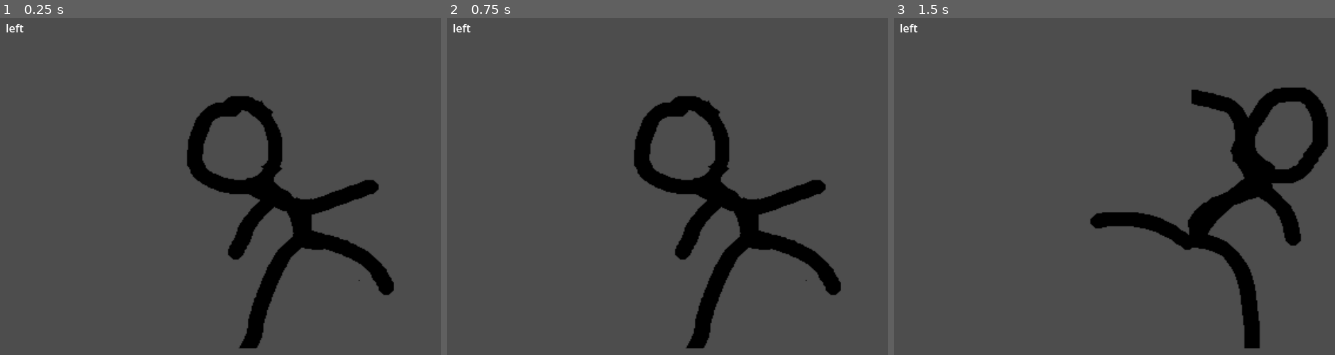
Above: before the commit, frames 1-3 (left to right).
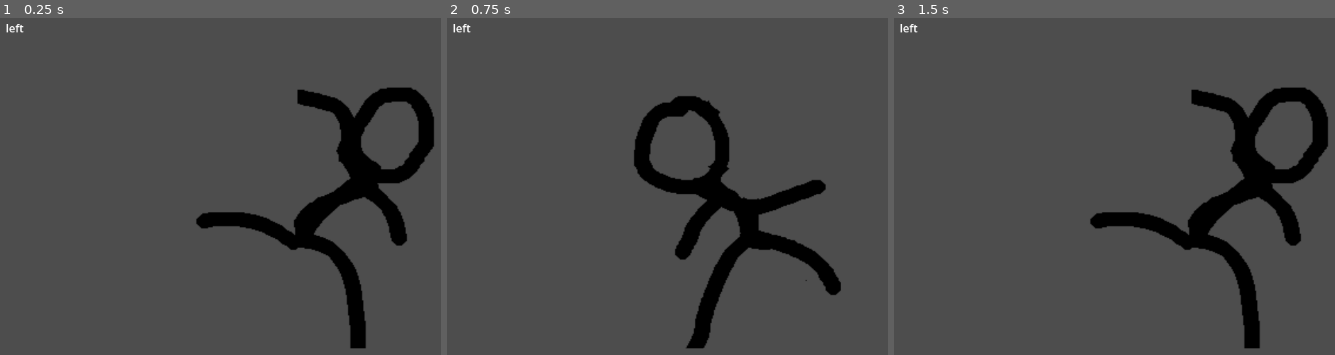
Above: after the commit, the same moments.

Repository: pakized/dancing-in-the-wild-west
Game: Godot game, scene res://Scenes/game.tscn
Same seed, same stepped clock (60 frames per second), same inputs: the game is played once before the commit and once after it. This scene is started directly instead of the project's main scene.
Inputs:
- Up to frame 1 (0.25 s): no input
- Up to frame 2 (0.75 s): tap Enter at 0.5 s; hold A (moveRight) from 0.53 s (still down)
- Up to frame 3 (1.5 s): tap Space at 1.25 s; release A (moveRight) at 1.28 s; hold D (moveLeft) from 1.28 s (still down)

The runs differ from the first frame. In frame 1, 12% of the frame differs, in the area x 42-99%, y 20-99%; in frame 2, nothing differs; in frame 3, nothing differs.

Commit message:
add collisionShape depending on movement

Diff:
--- a/Scenes/player.tscn
+++ b/Scenes/player.tscn
@@ -42,9 +42,7 @@
 position = Vector2(573, 369.00003)
 scale = Vector2(1.6953125, 1.5507813)
 sprite_frames = SubResource("SpriteFrames_fkybt")
-frame = 2
-frame_progress = 0.04981099
 
 [node name="LegCollisionShape" type="CollisionShape2D" parent="." unique_id=1801140994]
-position = Vector2(547, 488.5)
+position = Vector2(662, 492)
 shape = SubResource("RectangleShape2D_6t5aa")
--- a/Scripts/Game/player.gd
+++ b/Scripts/Game/player.gd
@@ -1,4 +1,7 @@
 extends CharacterBody2D
+
+@onready var hitbox = $LegCollisionShape
+
 
 
 func _process(delta: float) -> void:
@@ -6,5 +9,16 @@
 			$AnimatedSprite2D.frame = 0
 	if Input.is_action_just_pressed("moveRight"):
 			$AnimatedSprite2D.frame = 2
+	match $AnimatedSprite2D.frame:
+		0:
+			hitbox.position = Vector2(662, 492)  # Bein links
+			hitbox.shape.size = Vector2(86, 165)
+
+		1:
+			hitbox.position = Vector2(547, 492)   # Stand
+			hitbox.shape.size = Vector2(750, 165)
+		2:
+			hitbox.position = Vector2(547, 488.5) # Bein rechts
+			hitbox.shape.size = Vector2(86, 165)
 
 	pass
